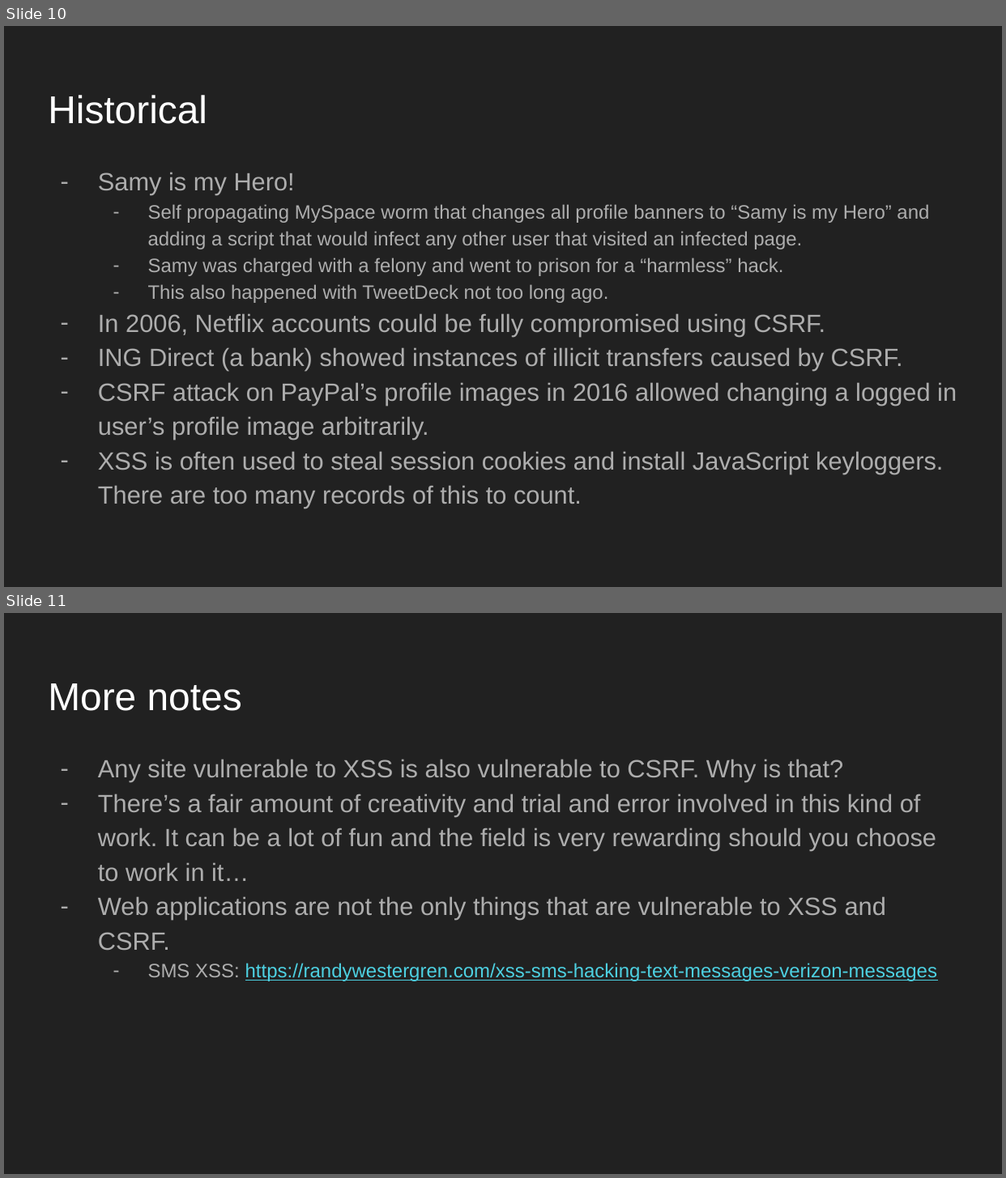
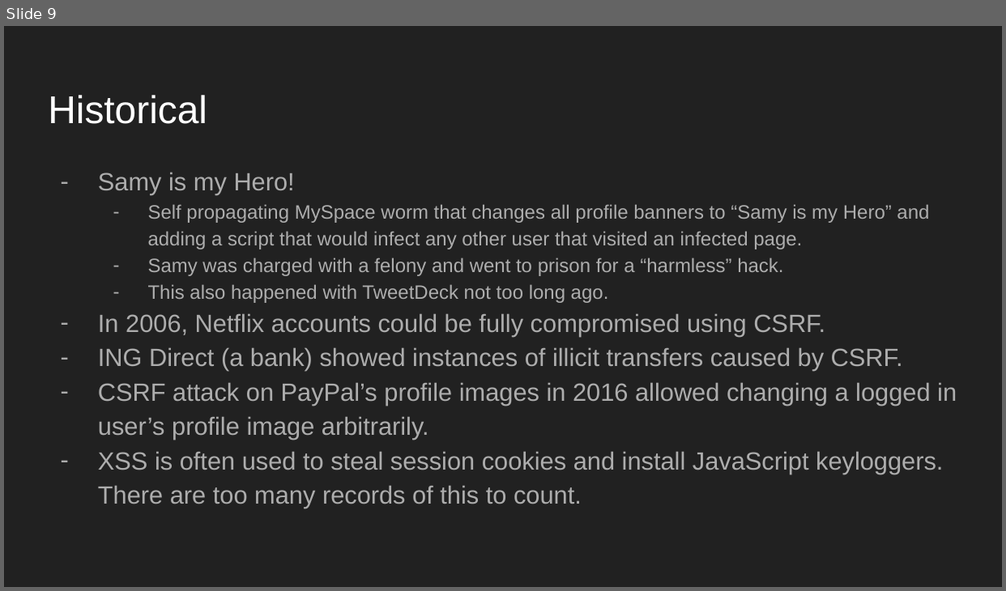
Before and after one commit to umisc/workshops, a slide deck: Workshop_4/Session 4_ XSS and CSRF.pptx. Shown one above the other, each under a label of ours: slides 10 and 11 before the commit, slide 9 after it. The pictures are 1006x1178 and 1006x591 pixels, drawn with LibreOffice and Linux fonts; fonts in the diff are those of the drawing. Boxes give left, top, right and bottom in pixels: in the first picture for what was removed or moved away, otherwise in the second. Text is boxed around its words. In the diff, an @@ line names an element or a change of style, - is before the commit and + after.

```diff
--- a/Workshop_4/Session 4_ XSS and CSRF.pptx
+++ b/Workshop_4/Session 4_ XSS and CSRF.pptx
@@ slide 11 removed at box(4, 613, 1002, 1174), background #212121 @@
@@ title removed at box(48, 683, 242, 711) @@
-More notes
@@ text removed at box(98, 759, 937, 982) @@
-– Any site vulnerable to XSS is also vulnerable to CSRF. Why is that?
-– There’s a fair amount of creativity and trial and error involved in this kind of work. It can be a lot of fun and the field is very rewarding should you choose to work in it…
-– Web applications are not the only things that are vulnerable to XSS and CSRF.
-  – SMS XSS: https://randywestergren.com/xss-sms-hacking-text-messages-verizon-messages
@@ what was slide 10 is now slide 9 @@
```
Also in this commit, not shown: 2 slides changed, 1 slide added, 1 other slide removed.
